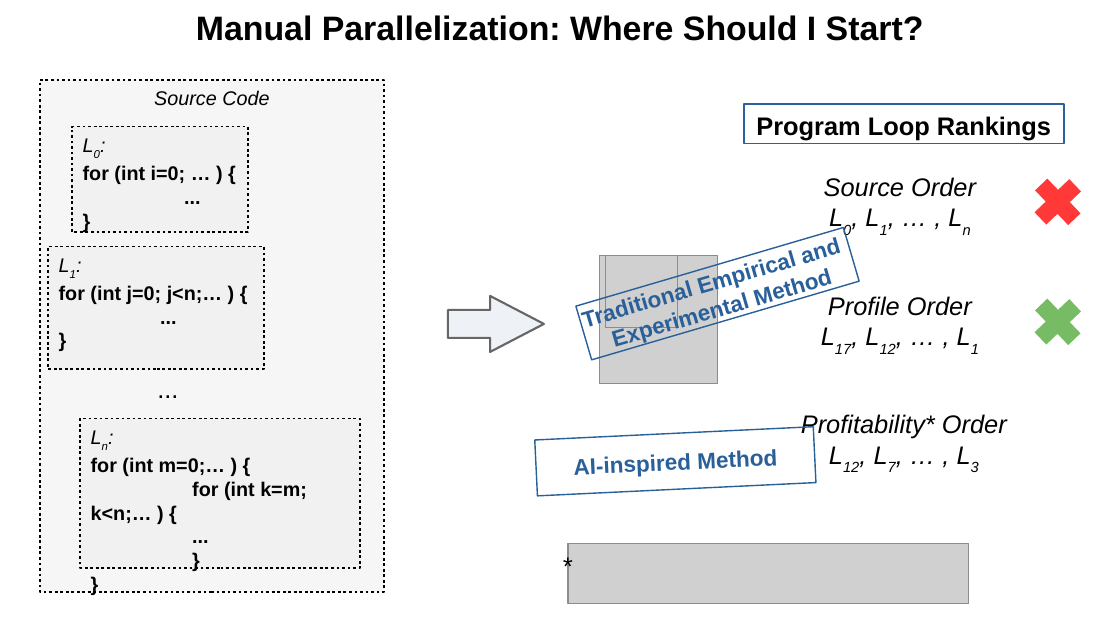
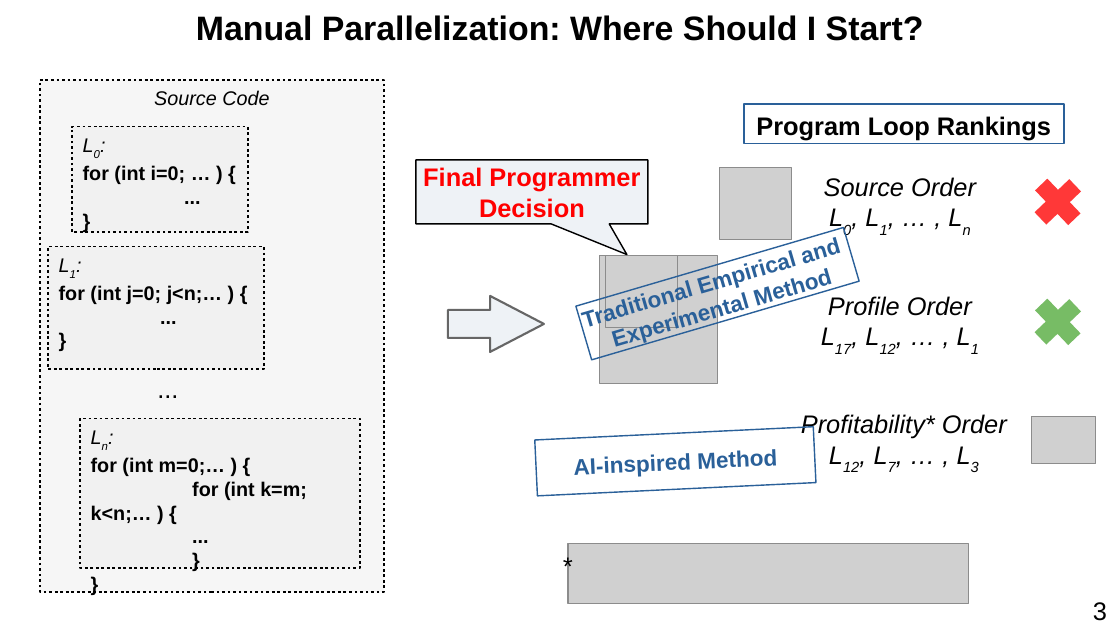
Before and after one commit to harel-coffee/PParMetrics-auto, a slide deck: slide 16 of doc/AI_SEPS_2019_talk/presentation.odp (slide 13 before the commit). Drawn at 1120x630 pixels with LibreOffice and Linux fonts; fonts in the diff are those of the drawing; grey boxes stand for pictures. Boxes give left, top, right and bottom in pixels: in the first picture for what was removed or moved away, otherwise in the second. Text is boxed around its words. In the diff, an @@ line names an element or a change of style, - is before the commit and + after.

```diff
--- a/doc/AI_SEPS_2019_talk/presentation.odp
+++ b/doc/AI_SEPS_2019_talk/presentation.odp
@@ speech box added at (x1=416, y1=160, x2=647, y2=224), fill #DEE6EF at 50% opacity, outline #000000 0.99 pt, 18 pt, text #FF0000, bold @@
+Final Programmer
+Decision
@@ picture added at (x1=721, y1=168, x2=793, y2=240) @@
@@ picture added at (x1=1033, y1=417, x2=1097, y2=464) @@
@@ text added at (x1=1093, y1=602, x2=1107, y2=621), 18 pt, text #000000 @@
+3
```
Also in this commit, not shown: 38 other slides changed, 2 slides added, 2 slides removed, 2 other files.
